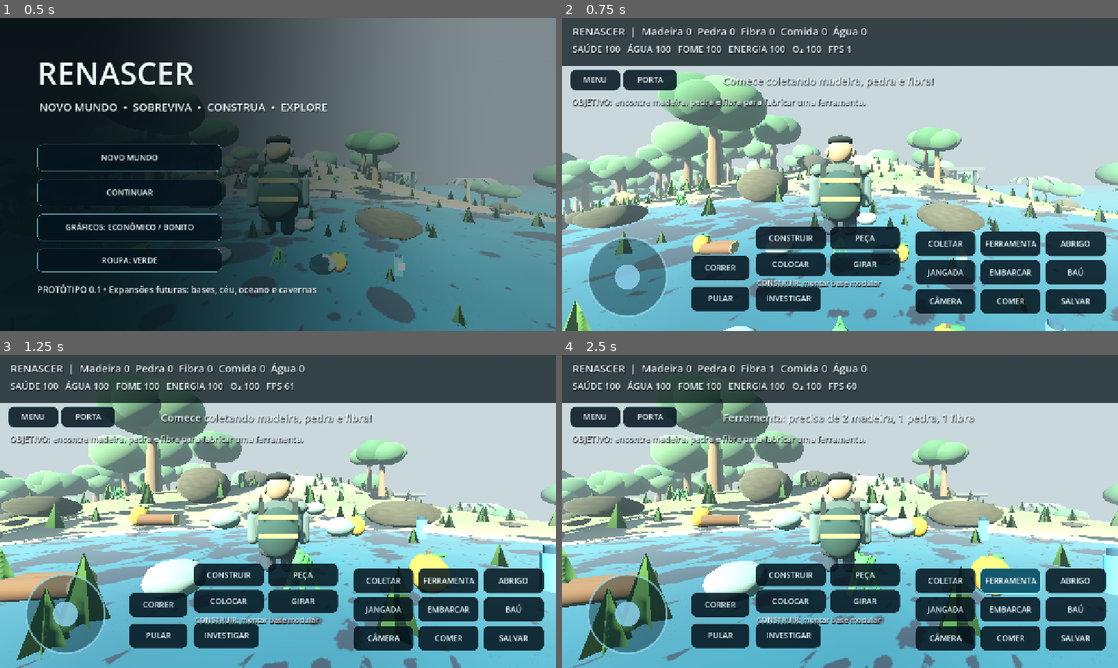
Above: before the commit, frames 1-4 (two rows, left to right).
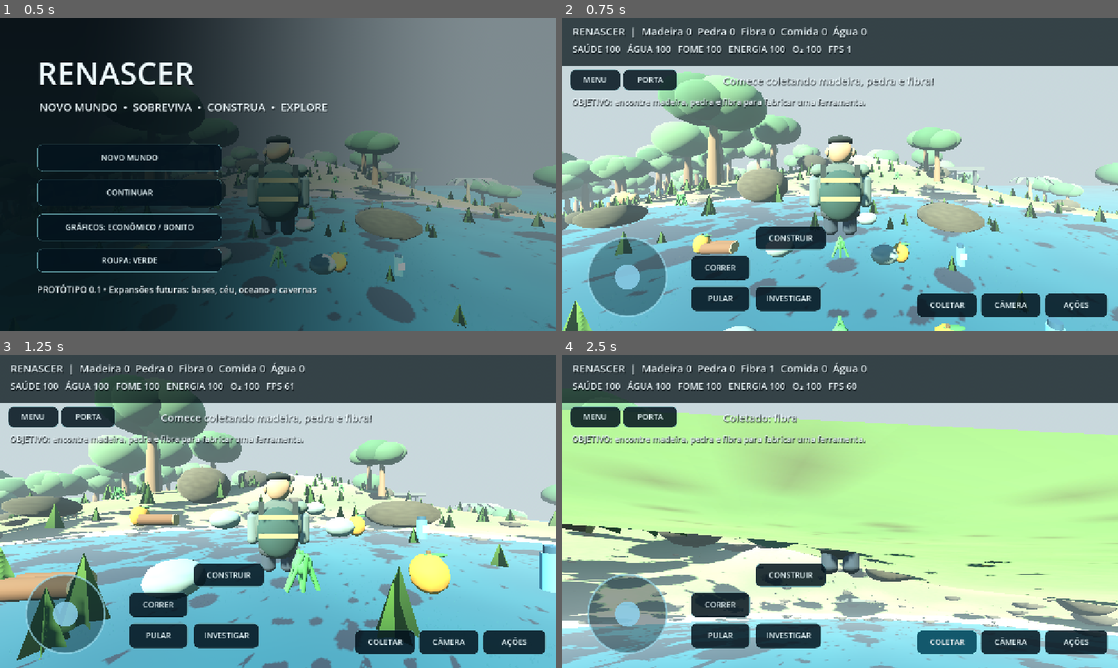
Above: after the commit, the same moments.

Repository: ronaldweker-prog/game
Game: Godot game, scene res://scenes/main.tscn
Two runs of this game, one before a commit and one after it. Both use one fixed random seed, a clock stepped at 60 frames per second and the inputs below.
Inputs (mouse positions are in pixels of both pictures, inside the frame that each line leads up to):
- Up to frame 1 (0.5 s): no input
- Up to frame 2 (0.75 s): click "NOVO MUNDO" at 0.5 s
- Up to frame 3 (1.25 s): no input
- Up to frame 4 (2.5 s): click "COLETAR" at 1.25 s; click (1012, 580) at 2 s, where only the run before the commit has a clickable "FERRAMENTA"

Frame 1 is identical in both runs. In frame 2, 9.5% of the frame differs, in the area x 34-99%, y 66-96%; in frame 3, 9.5%; in frame 4, 73%, in the area x 0-100%, y 13-100%.

Commit message:
Redesenhar HUD para deixar a visão limpa e agrupar ações em painel expansível no Android

Diff:
--- a/scripts/Main.gd
+++ b/scripts/Main.gd
@@ -23,6 +23,10 @@
 var hud: CanvasLayer
 var menu: Control
 var hud_panel: Control
+var action_buttons: Array[Button] = []
+var build_buttons: Array[Button] = []
+var action_backdrop: ColorRect
+var actions_open := false
 var joystick := Vector2.ZERO
 var joystick_control: Control
 var mobile_look := -1
@@ -272,10 +276,23 @@
 	status = _label(hud_panel,"SAÚDE 100   ÁGUA 100   FOME 100",Vector2(24,56),Vector2(1100,52),21)
 	alert = _label(hud_panel,"",Vector2(370,125),Vector2(860,52),24)
 	objective_label = _label(hud_panel,"",Vector2(22,178),Vector2(940,36),19)
-	var keys := [["COLETAR","collect"],["FERRAMENTA","craft"],["ABRIGO","shelter"],["JANGADA","raft"],["EMBARCAR","board"],["BAÚ","chest"],["CÂMERA","camera"],["COMER","eat"],["SALVAR","save"]]
+	action_backdrop = ColorRect.new()
+	action_backdrop.name = "PainelDeAcoes"
+	action_backdrop.position = Vector2(795,390)
+	action_backdrop.size = Vector2(476,230)
+	action_backdrop.color = Color(0.012,0.060,0.076,0.85)
+	action_backdrop.mouse_filter = Control.MOUSE_FILTER_IGNORE
+	action_backdrop.visible = false
+	hud_panel.add_child(action_backdrop)
+	var keys := [["FERRAMENTA","craft"],["ABRIGO","shelter"],["JANGADA","raft"],["EMBARCAR","board"],["BAÚ","chest"],["COMER","eat"],["SALVAR","save"],["CAMERA","camera"],["COLETAR","collect"]]
 	for i in range(keys.size()):
 		var method := String(keys[i][1])
-		_btn(hud_panel,String(keys[i][0]),Vector2(812 + (i % 3) * 150,490 + int(i / 3) * 66),Vector2(140,58),func(): _action(method))
+		var item: Button = _btn(hud_panel,String(keys[i][0]),Vector2(804+(i%3)*154,399+int(i/3)*70),Vector2(145,60),func(): _action(method))
+		item.visible = false
+		action_buttons.append(item)
+	_btn(hud_panel,"COLETAR",Vector2(816,632),Vector2(139,56),func(): _action("collect"))
+	_btn(hud_panel,"CÂMERA",Vector2(963,632),Vector2(139,56),func(): _action("camera"))
+	_btn(hud_panel,"AÇÕES",Vector2(1111,632),Vector2(145,56),func(): _toggle_actions())
 	_btn(hud_panel,"MENU",Vector2(18,118),Vector2(116,48),func(): _show_menu(true))
 	_btn(hud_panel,"PORTA",Vector2(140,118),Vector2(125,48),func(): _open_door())
 	swim_up_button = Button.new()
@@ -300,9 +317,9 @@
 	_btn(hud_panel,"PULAR",Vector2(296,616),Vector2(136,58),func(): _request_jump())
 	_btn(hud_panel,"INVESTIGAR",Vector2(445,616),Vector2(151,58),func(): _investigate_ruins())
 	_btn(hud_panel,"CONSTRUIR",Vector2(445,479),Vector2(162,54),func(): _toggle_build())
-	_btn(hud_panel,"PEÇA",Vector2(616,479),Vector2(162,54),func(): _cycle_build_piece())
-	_btn(hud_panel,"COLOCAR",Vector2(445,539),Vector2(162,54),func(): _place_modular_piece())
-	_btn(hud_panel,"GIRAR",Vector2(616,539),Vector2(162,54),func(): _rotate_build())
+	build_buttons.append(_btn(hud_panel,"PEÇA",Vector2(616,479),Vector2(162,54),func(): _cycle_build_piece()))
+	build_buttons.append(_btn(hud_panel,"COLOCAR",Vector2(445,539),Vector2(162,54),func(): _place_modular_piece()))
+	build_buttons.append(_btn(hud_panel,"GIRAR",Vector2(616,539),Vector2(162,54),func(): _rotate_build()))
 	build_label = _label(hud_panel,"",Vector2(448,597),Vector2(375,36),17)
 	var run_button := Button.new()
 	run_button.text = "CORRER"
@@ -398,6 +415,13 @@
 		ruins_visited = true
 		_notice("REGISTRO ANTIGO RECUPERADO: fragmentos de uma civilização desaparecida.")
 
+func _toggle_actions() -> void:
+	actions_open = not actions_open
+	if is_instance_valid(action_backdrop):
+		action_backdrop.visible = actions_open
+	for b in action_buttons:
+		b.visible = actions_open
+
 func _build_cost() -> Dictionary:
 	match build_kind:
 		"piso": return recipe("floor",{"madeira":3,"fibra":1})
@@ -462,6 +486,8 @@
 func _show_menu(show: bool) -> void:
 	if show and playing:
 		_save(true)
+	if show and actions_open:
+		_toggle_actions()
 	menu.visible = show
 	hud_panel.visible = not show
 	if show and is_instance_valid(chest_panel):
@@ -752,7 +778,10 @@
 	if is_instance_valid(swim_up_button):
 		swim_up_button.visible = swimming
 		swim_down_button.visible = swimming
+	for b in build_buttons:
+		b.visible = build_mode
 	if is_instance_valid(build_label):
+		build_label.visible = build_mode
 		build_label.text = ("OBRA: %s  %s" % [build_kind.to_upper(),cost_text(_build_cost())]) if build_mode else "CONSTRUIR: montar base modular"
 	if is_instance_valid(building_system):
 		building_system.call("set_preview",build_kind,building_system.call("candidate",player),build_side,build_mode and not aboard)
